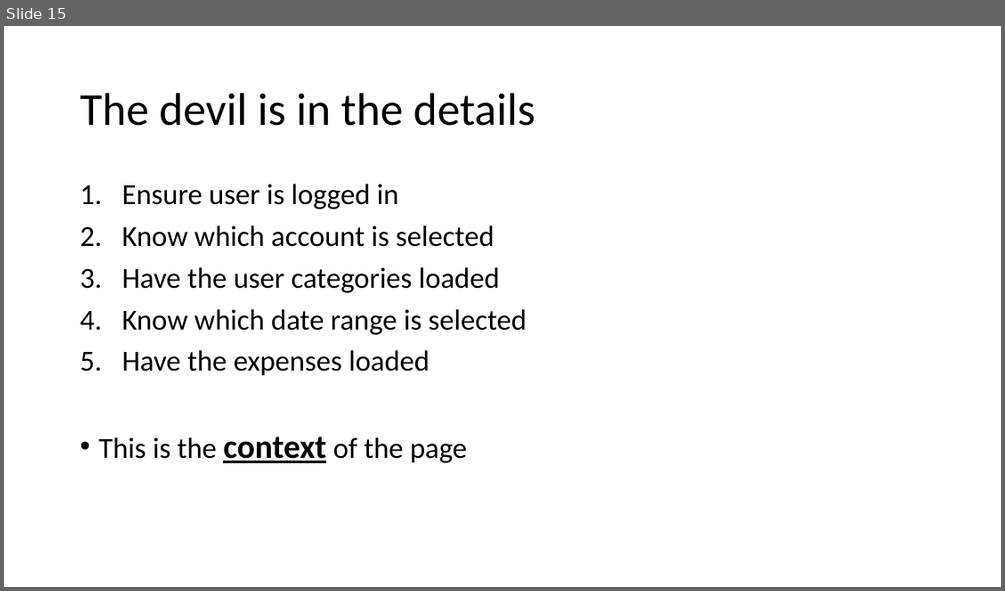
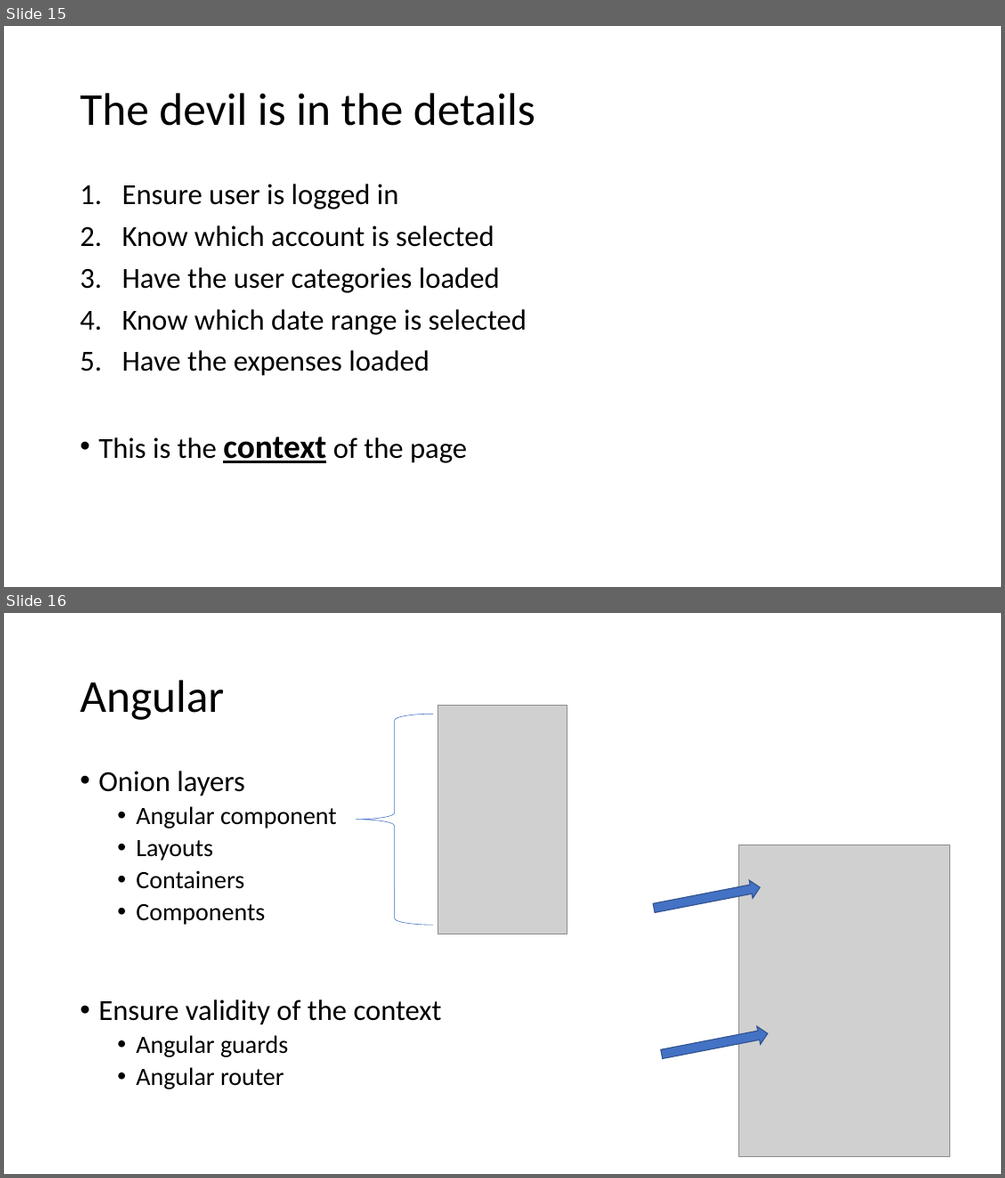
Before and after one commit to Kimserey/BlogArchive, a slide deck: angular/Frontend.pptx. Shown one above the other, each under a label of ours: slide 15 before the commit, slides 15 and 16 after it. The pictures are 1005x591 and 1005x1178 pixels, drawn with LibreOffice and Linux fonts; fonts in the diff are those of the drawing; grey boxes stand for pictures. Boxes give left, top, right and bottom in pixels: in the first picture for what was removed or moved away, otherwise in the second. Text is boxed around its words. In the diff, an @@ line names an element or a change of style, - is before the commit and + after.

```diff
--- a/angular/Frontend.pptx
+++ b/angular/Frontend.pptx
@@ slide 16 added at [4, 613, 1001, 1174], background #FFFFFF @@
@@ title added at [80, 680, 224, 720], 44 pt, text #000000 @@
+Angular
@@ left brace added at [356, 714, 434, 925], outline #4472C4 0.5 pt @@
@@ picture added at [437, 705, 567, 933] @@
@@ text added at [98, 771, 442, 1089], 24 pt, text #000000 @@
+• Onion layers
+  • Angular component
+  • Layouts
+  • Containers
+  • Components
+• Ensure validity of the context
+  • Angular guards
+  • Angular router
@@ picture added at [739, 845, 950, 1157] @@
@@ right arrow added at [652, 879, 761, 917], fill #4472C4, outline #325491 1 pt @@
@@ right arrow added at [660, 1025, 769, 1062], fill #4472C4, outline #325491 1 pt @@
```
Also in this commit, not shown: 1 slide changed, 13 other slides added.
